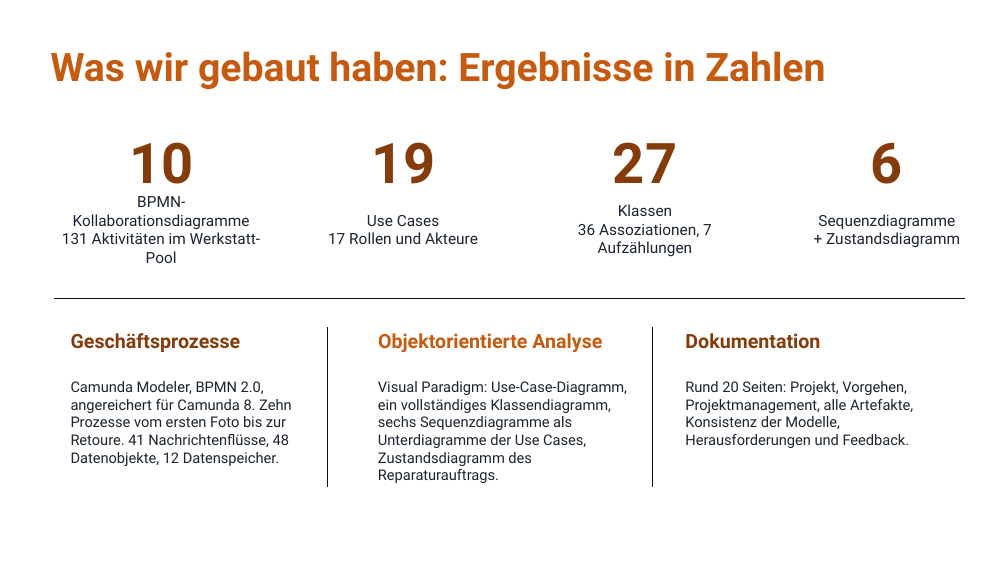
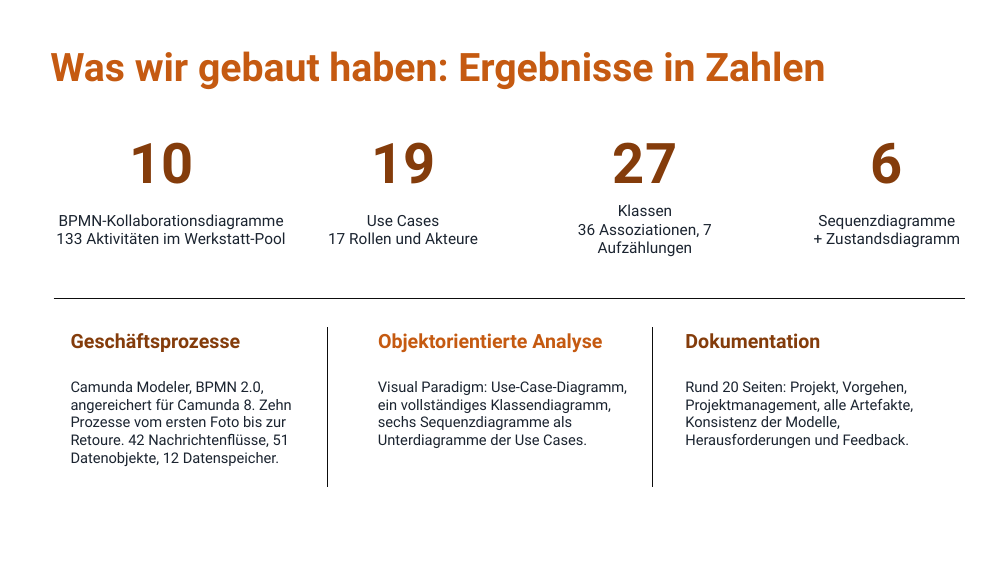
Before and after one commit to jakobschwan123-cmd/casestudy-semester-3, a slide deck: slide 10 of 4_praesentation/Abschlusspraesentation.pptx (slide 9 before the commit). Drawn at 1008x567 pixels with LibreOffice and Linux fonts; fonts in the diff are those of the drawing. Boxes give left, top, right and bottom in pixels: in the first picture for what was removed or moved away, otherwise in the second. Text is boxed around its words. In the diff, an @@ line names an element or a change of style, - is before the commit and + after.

```diff
--- a/4_praesentation/Abschlusspraesentation.pptx
+++ b/4_praesentation/Abschlusspraesentation.pptx
@@ text at <box>56,232,285,244</box>: text changed @@
-131 Aktivitäten im Werkstatt-Pool
+133 Aktivitäten im Werkstatt-Pool
@@ text at <box>71,381,291,466</box>: text changed @@
-Camunda Modeler, BPMN 2.0, angereichert für Camunda 8. Zehn Prozesse vom ersten Foto bis zur Retoure. 41 Nachrichtenflüsse, 48 Datenobjekte, 12 Datenspeicher.
+Camunda Modeler, BPMN 2.0, angereichert für Camunda 8. Zehn Prozesse vom ersten Foto bis zur Retoure. 42 Nachrichtenflüsse, 51 Datenobjekte, 12 Datenspeicher.
@@ text at <box>378,381,627,448</box>: text changed @@
-Visual Paradigm: Use-Case-Diagramm, ein vollständiges Klassendiagramm, sechs Sequenzdiagramme als Unterdiagramme der Use Cases, Zustandsdiagramm des Reparaturauftrags.
+Visual Paradigm: Use-Case-Diagramm, ein vollständiges Klassendiagramm, sechs Sequenzdiagramme als Unterdiagramme der Use Cases.
```
Also in this commit, not shown: 8 other slides changed, 2 slides added, 1 slide removed.
